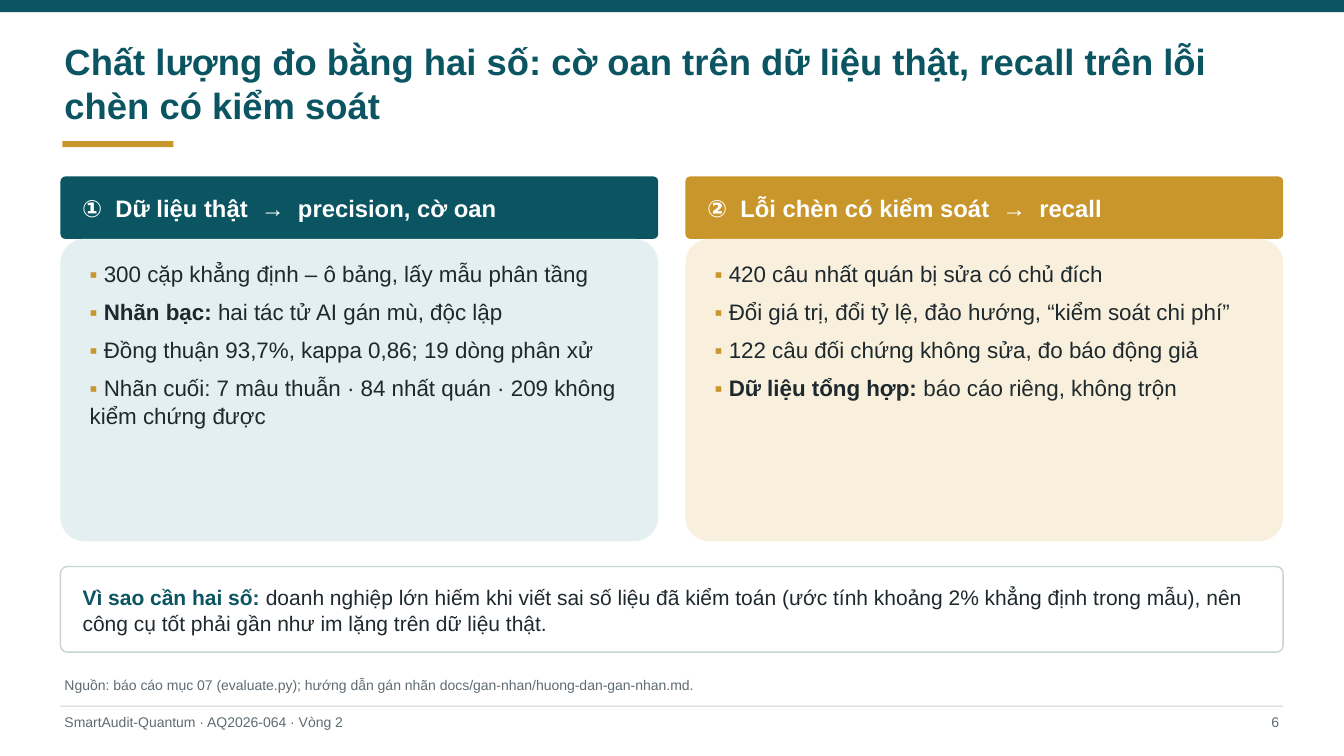
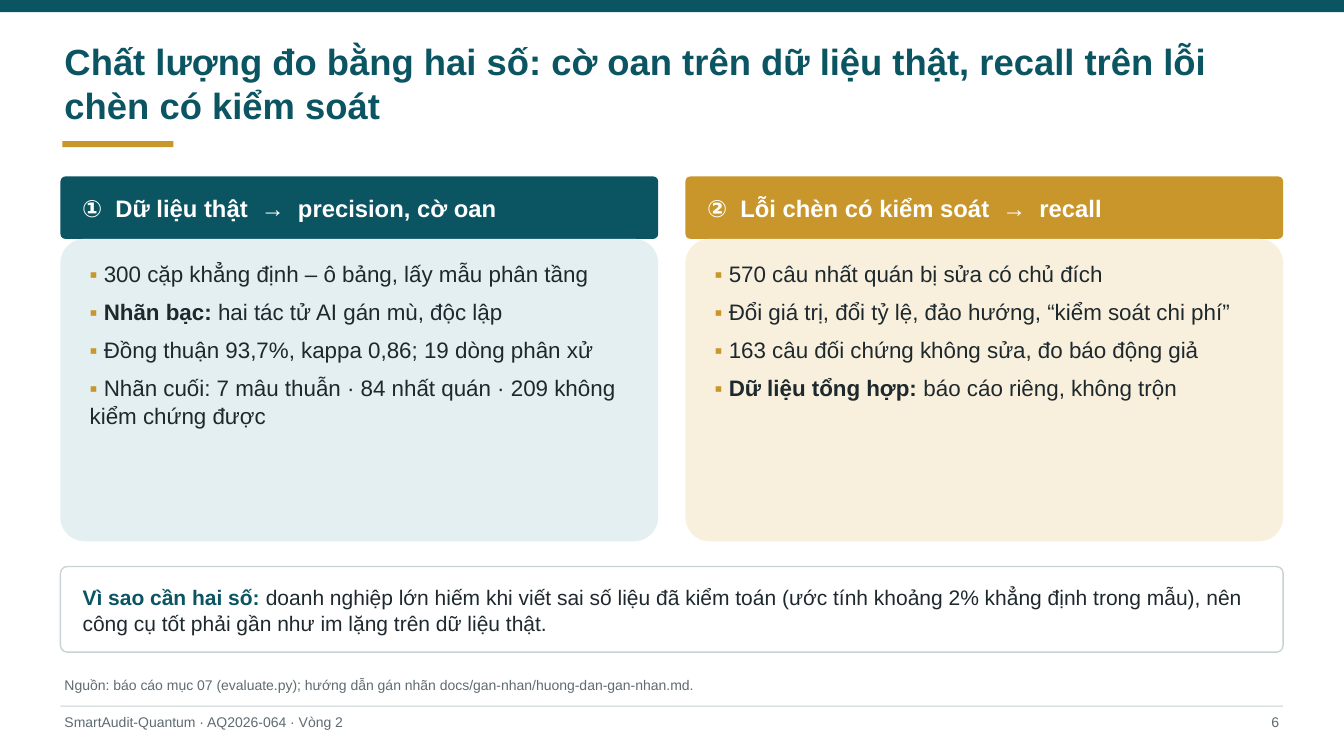
Before and after one commit to hungnv-2811/aiquantum, a slide deck: slide 6 of deliverables/AQ2026-R2-AQ2026-064-Slide.pptx. Drawn at 1344x756 pixels with LibreOffice and Linux fonts; fonts in the diff are those of the drawing. Boxes give left, top, right and bottom in pixels: in the first picture for what was removed or moved away, otherwise in the second. Text is boxed around its words. In the diff, an @@ line names an element or a change of style, - is before the commit and + after.

```diff
--- a/deliverables/AQ2026-R2-AQ2026-064-Slide.pptx
+++ b/deliverables/AQ2026-R2-AQ2026-064-Slide.pptx
@@ text at (x1=729, y1=265, x2=1102, y2=287): text changed @@
-▪ 420 câu nhất quán bị sửa có chủ đích
+▪ 570 câu nhất quán bị sửa có chủ đích
@@ text at (x1=729, y1=340, x2=1198, y2=363): text changed @@
-▪ 122 câu đối chứng không sửa, đo báo động giả
+▪ 163 câu đối chứng không sửa, đo báo động giả
```
Also in this commit, not shown: 6 other slides changed, 29 other files.
